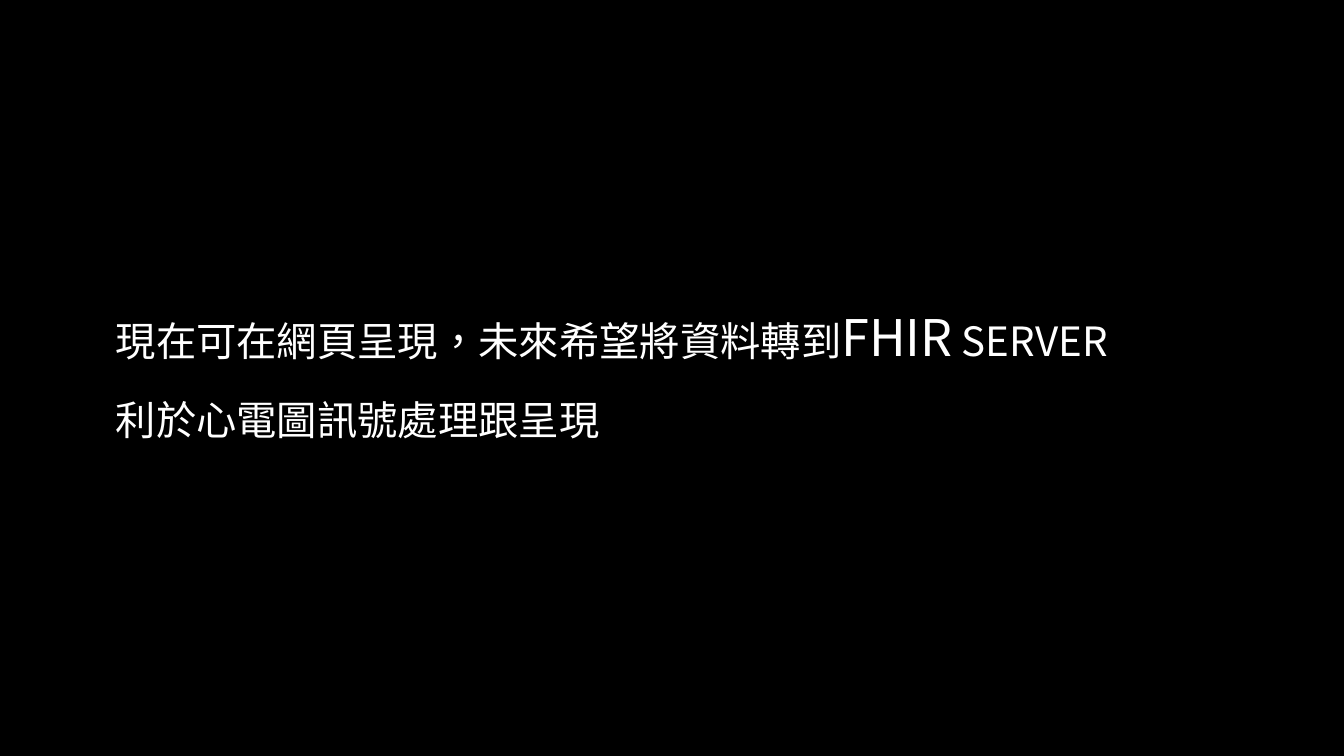
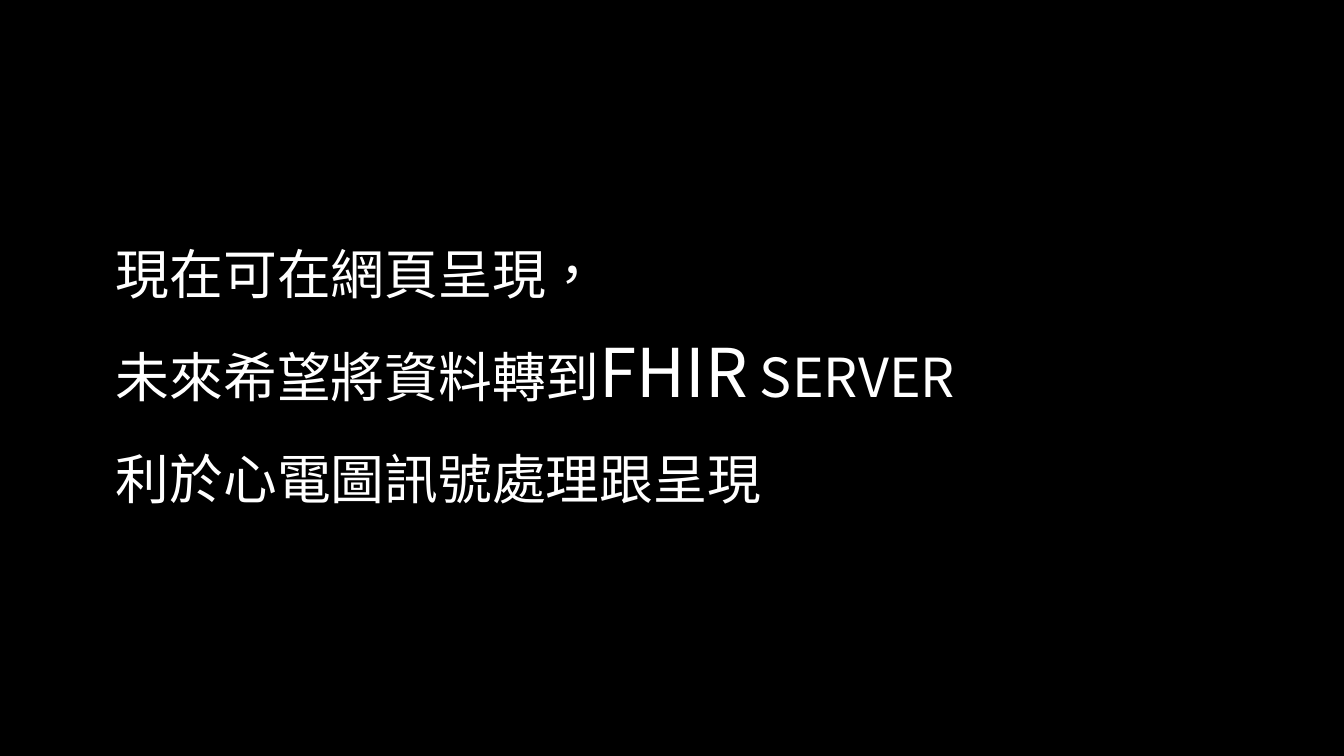
Before and after one commit to mos2718/20190523SSO, a slide deck: slide 15 of PPT/DICOM RT and ECG.pptx (slide 6 before the commit). Drawn at 1344x756 pixels with LibreOffice and Linux fonts; fonts in the diff are those of the drawing; background and template pictures are left out. Boxes give left, top, right and bottom in pixels: in the first picture for what was removed or moved away, otherwise in the second. Text is boxed around its words. In the diff, an @@ line names an element or a change of style, - is before the commit and + after.

```diff
--- a/PPT/DICOM RT and ECG.pptx
+++ b/PPT/DICOM RT and ECG.pptx
@@ text "現在可在網頁呈現，": place and size @@
-text "現在可在網頁呈現，" at (116, 319, 1108, 439)
+text "現在可在網頁呈現，" at (116, 249, 955, 504)
@@ text at (116, 249, 955, 402): text changed; size 36 to 48 pt @@
-現在可在網頁呈現，未來希望將資料轉到FHIR server
+現在可在網頁呈現，
+未來希望將資料轉到FHIR server
@@ text at (116, 453, 761, 504): size 36 to 48 pt in "利於心電圖訊號處理跟呈現"; more space between paragraphs @@
```
Also in this commit, not shown: 2 other slides changed, 8 slides added, 2 other files.
